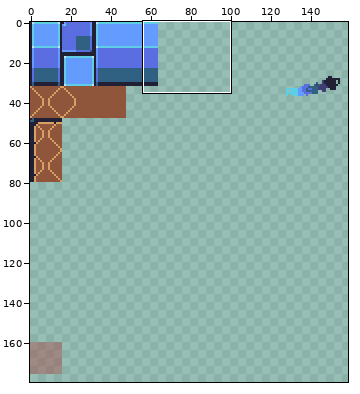
File history of a sprite sheet, assets/tiles.png. Above, an overview of the earlier version with the close-up marked.
Close-up. Before:
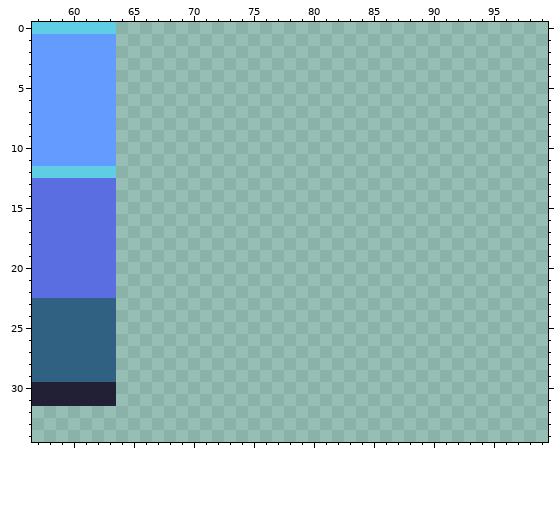
The file is 320x320 pixels. Shown: x 57..99, y 0..34. The wide view leaves out empty margins.
New version:
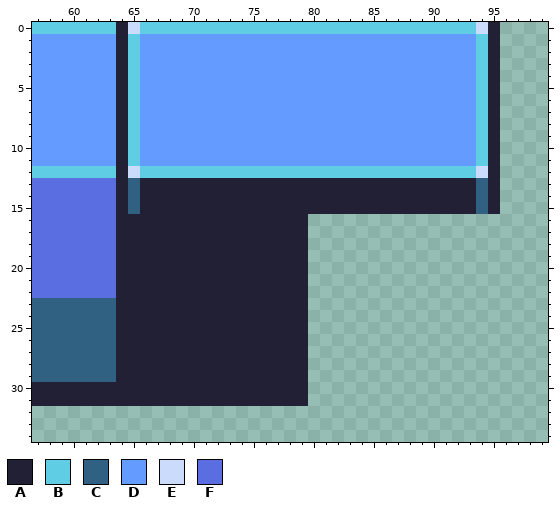
Palette (. is transparent): A #222034  B #5fcde4  C #306082  D #639bff  E #cbdbfc  F #5b6ee1
The exact change:
{"y":0,"x":64,"old":"................................","new":"AEBBBBBBBBBBBBBBBBBBBBBBBBBBBBEA"}
{"y":1,"x":64,"old":"................................","new":"ABDDDDDDDDDDDDDDDDDDDDDDDDDDDDBA"}
{"y":2,"x":64,"old":"................................","new":"ABDDDDDDDDDDDDDDDDDDDDDDDDDDDDBA"}
{"y":3,"x":64,"old":"................................","new":"ABDDDDDDDDDDDDDDDDDDDDDDDDDDDDBA"}
{"y":4,"x":64,"old":"................................","new":"ABDDDDDDDDDDDDDDDDDDDDDDDDDDDDBA"}
{"y":5,"x":64,"old":"................................","new":"ABDDDDDDDDDDDDDDDDDDDDDDDDDDDDBA"}
{"y":6,"x":64,"old":"................................","new":"ABDDDDDDDDDDDDDDDDDDDDDDDDDDDDBA"}
{"y":7,"x":64,"old":"................................","new":"ABDDDDDDDDDDDDDDDDDDDDDDDDDDDDBA"}
{"y":8,"x":64,"old":"................................","new":"ABDDDDDDDDDDDDDDDDDDDDDDDDDDDDBA"}
{"y":9,"x":64,"old":"................................","new":"ABDDDDDDDDDDDDDDDDDDDDDDDDDDDDBA"}
{"y":10,"x":64,"old":"................................","new":"ABDDDDDDDDDDDDDDDDDDDDDDDDDDDDBA"}
{"y":11,"x":64,"old":"................................","new":"ABDDDDDDDDDDDDDDDDDDDDDDDDDDDDBA"}
{"y":12,"x":64,"old":"................................","new":"AEBBBBBBBBBBBBBBBBBBBBBBBBBBBBEA"}
{"y":13,"x":64,"old":"................................","new":"ACAAAAAAAAAAAAAAAAAAAAAAAAAAAACA"}
{"y":14,"x":64,"old":"................................","new":"ACAAAAAAAAAAAAAAAAAAAAAAAAAAAACA"}
{"y":15,"x":64,"old":"................................","new":"ACAAAAAAAAAAAAAAAAAAAAAAAAAAAACA"}
{"y":16,"x":64,"old":"................","new":"AAAAAAAAAAAAAAAA"}
{"y":17,"x":64,"old":"................","new":"AAAAAAAAAAAAAAAA"}
{"y":18,"x":64,"old":"................","new":"AAAAAAAAAAAAAAAA"}
{"y":19,"x":64,"old":"................","new":"AAAAAAAAAAAAAAAA"}
{"y":20,"x":64,"old":"................","new":"AAAAAAAAAAAAAAAA"}
{"y":21,"x":64,"old":"................","new":"AAAAAAAAAAAAAAAA"}
{"y":22,"x":64,"old":"................","new":"AAAAAAAAAAAAAAAA"}
{"y":23,"x":64,"old":"................","new":"AAAAAAAAAAAAAAAA"}
{"y":24,"x":64,"old":"................","new":"AAAAAAAAAAAAAAAA"}
{"y":25,"x":64,"old":"................","new":"AAAAAAAAAAAAAAAA"}
{"y":26,"x":64,"old":"................","new":"AAAAAAAAAAAAAAAA"}
{"y":27,"x":64,"old":"................","new":"AAAAAAAAAAAAAAAA"}
{"y":28,"x":64,"old":"................","new":"AAAAAAAAAAAAAAAA"}
{"y":29,"x":64,"old":"................","new":"AAAAAAAAAAAAAAAA"}
{"y":30,"x":64,"old":"................","new":"AAAAAAAAAAAAAAAA"}
{"y":31,"x":64,"old":"................","new":"AAAAAAAAAAAAAAAA"}
{"label":"added","picture_box":[116,22,500,406]}
